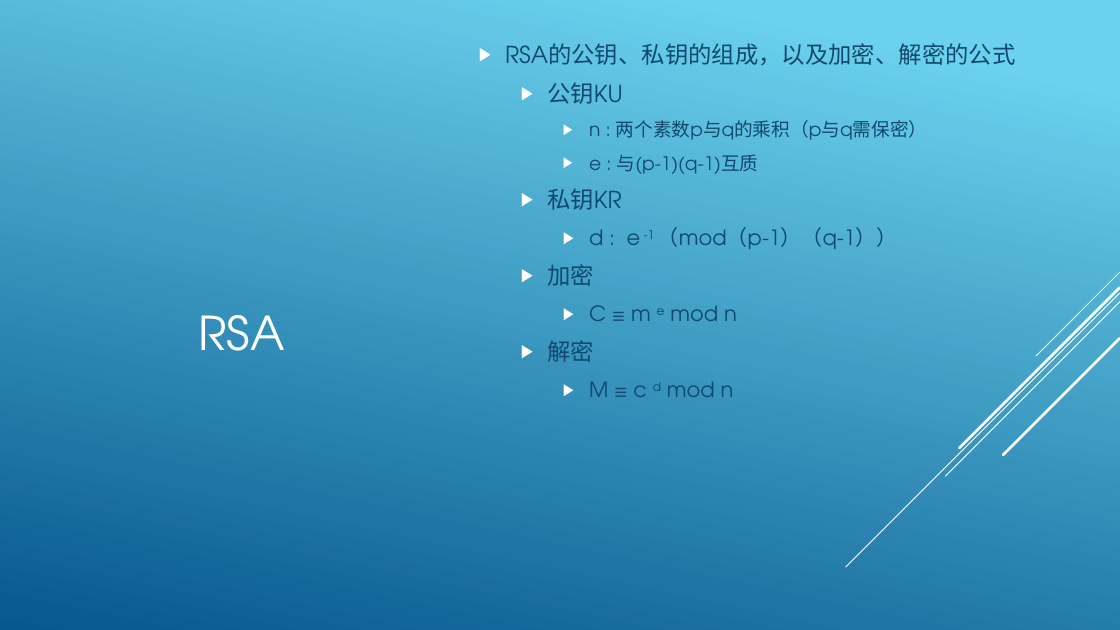
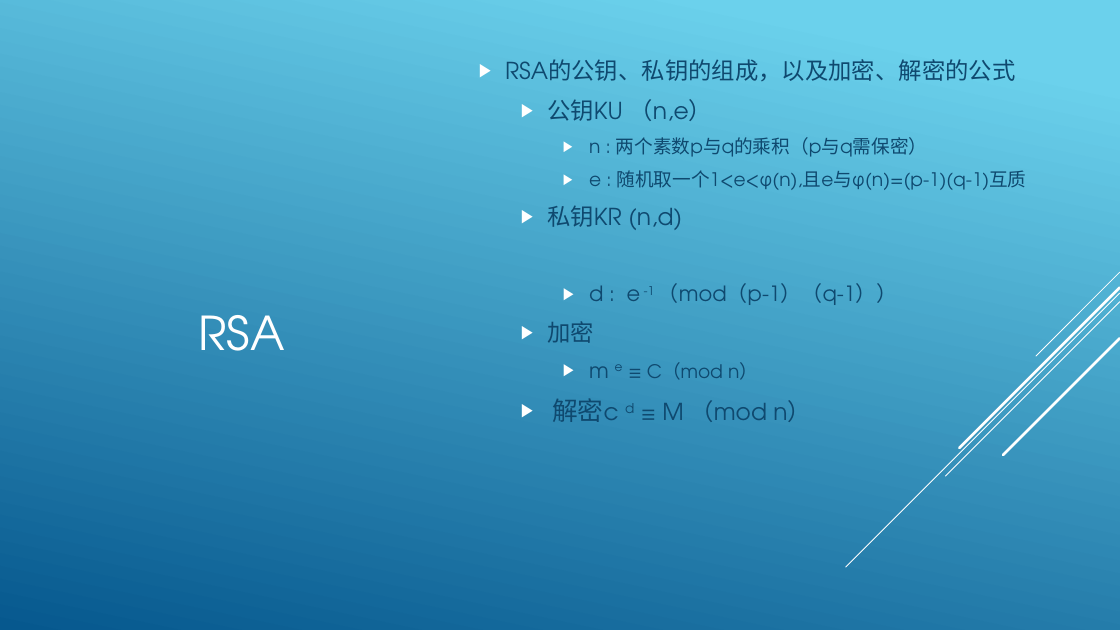
Before and after one commit to lmq1117/l56xx, a slide deck: slide 9 of document/limq.pptx (slide 8 before the commit). Drawn at 1120x630 pixels with LibreOffice and Linux fonts; fonts in the diff are those of the drawing. Boxes give left, top, right and bottom in pixels: in the first picture for what was removed or moved away, otherwise in the second. Text is boxed around its words. In the diff, an @@ line names an element or a change of style, - is before the commit and + after.

Commit message:
zm

```diff
--- a/document/limq.pptx
+++ b/document/limq.pptx
@@ text at (547,99,712,121): text changed @@
-  ▶ 公钥KU
+  ▶ 公钥KU （n,e）
@@ text at (547,170,1027,230): text changed @@
-    ▶ e : 与(p-1)(q-1)互质
-  ▶ 私钥KR
+    ▶ e : 随机取一个1<e<φ(n),且e与φ(n)=(p-1)(q-1)互质
+  ▶ 私钥KR (n,d)
@@ text at (552,362,811,422): text changed; size 18 to 20 pt @@
-    ▶ C ≡ m e mod n
-  ▶ 解密
-    ▶ M ≡ c d mod n
+    ▶ m e ≡ C（mod n）
+  ▶ 解密c d ≡ M （mod n）
```
Also in this commit, not shown: 1 other slide changed, 6 slides added, 2 slides removed.
